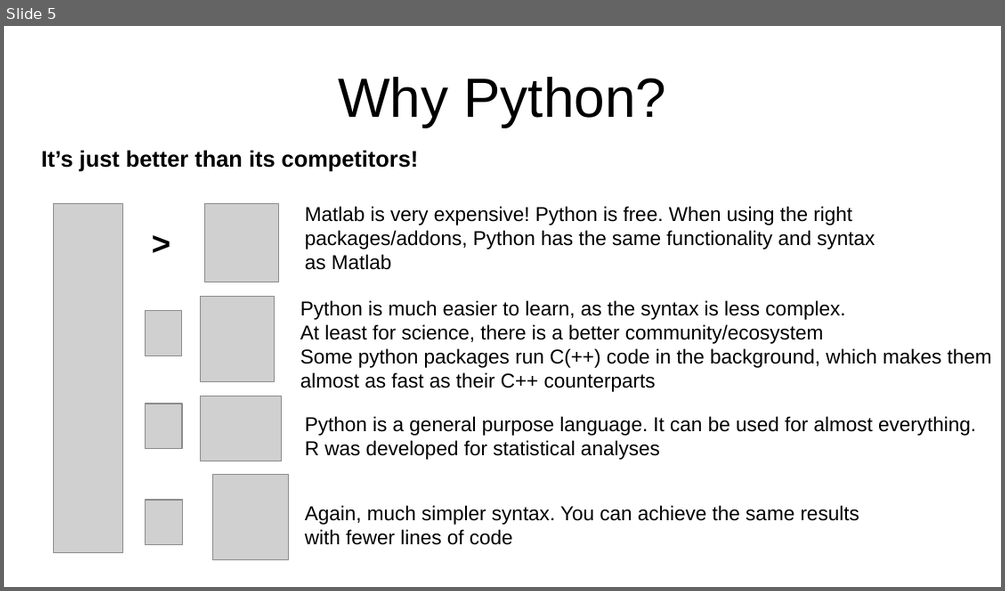
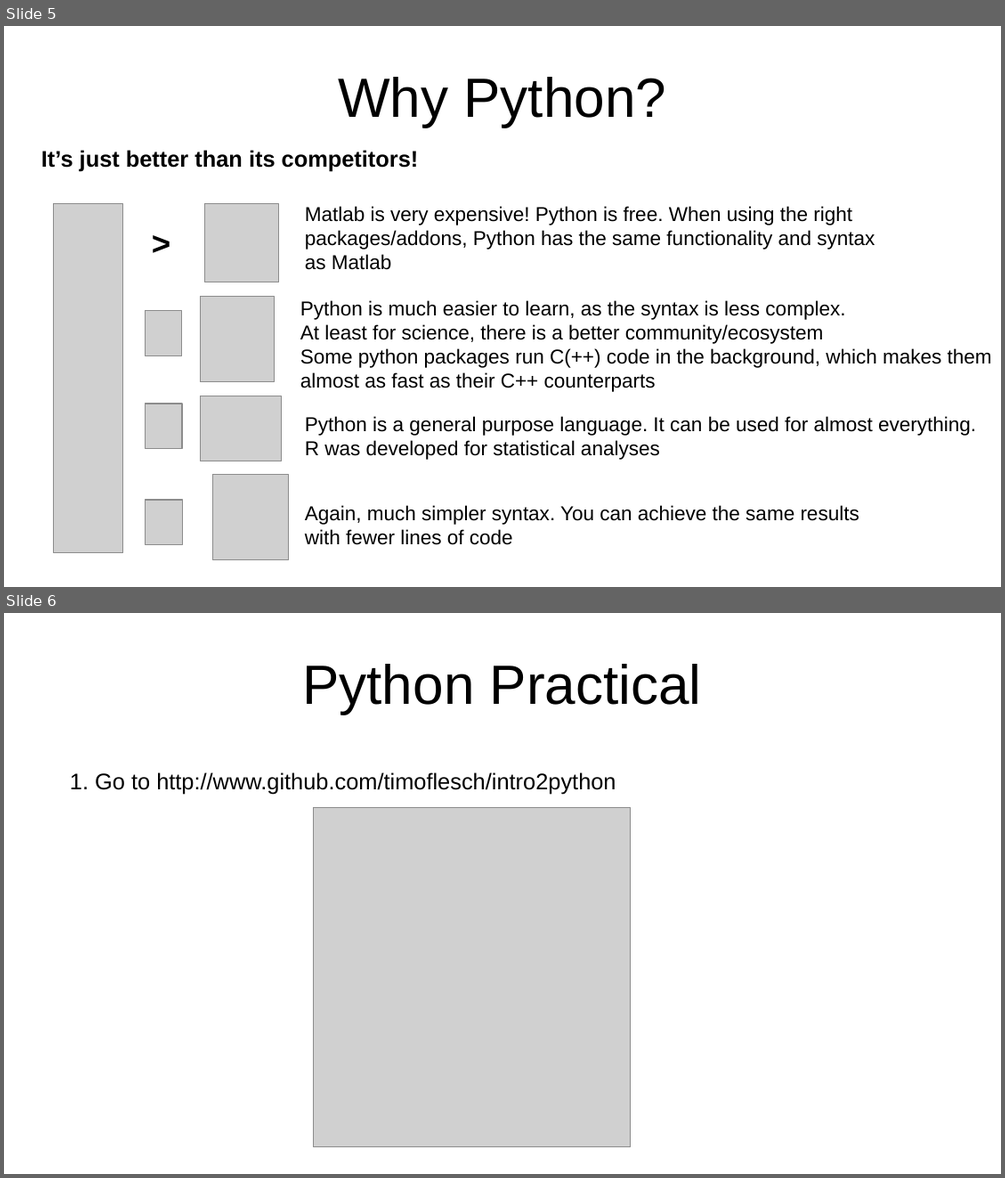
Before and after one commit to TimoFlesch/intro2python, a slide deck: slides.odp. Shown one above the other, each under a label of ours: slide 5 before the commit, slides 5 and 6 after it. The pictures are 1005x591 and 1005x1178 pixels, drawn with LibreOffice and Linux fonts; fonts in the diff are those of the drawing; grey boxes stand for pictures. Boxes give left, top, right and bottom in pixels: in the first picture for what was removed or moved away, otherwise in the second. Text is boxed around its words. In the diff, an @@ line names an element or a change of style, - is before the commit and + after.

```diff
--- a/slides.odp
+++ b/slides.odp
@@ slide 6 added at (x1=4, y1=613, x2=1001, y2=1174), background #FFFFFF @@
@@ title added at (x1=302, y1=664, x2=702, y2=714), 44 pt, text #000000 @@
+Python Practical
@@ text added at (x1=70, y1=772, x2=615, y2=794), 18 pt, text #000000 @@
+1. Go to http://www.github.com/timoflesch/intro2python
@@ picture added at (x1=314, y1=808, x2=631, y2=1148) @@
```
Also in this commit, not shown: 10 other slides added, 1 slide removed, 1 other file.
